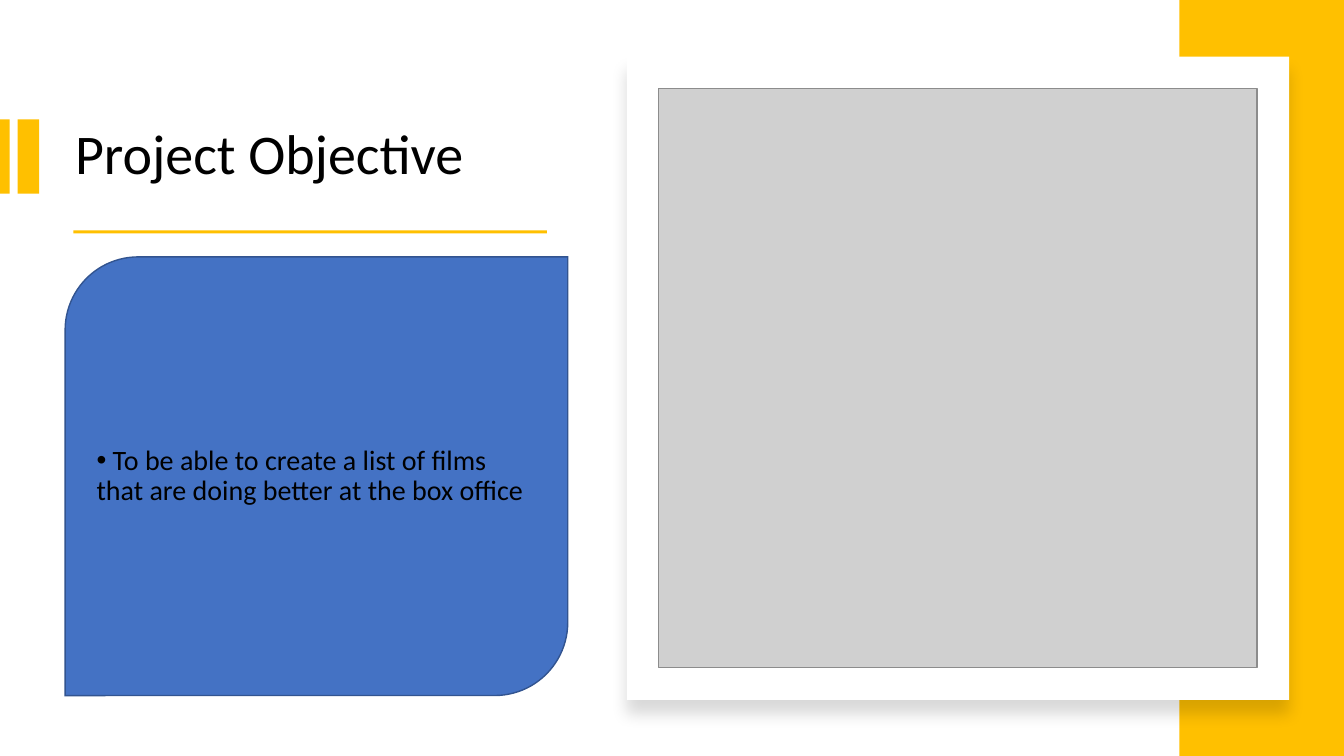
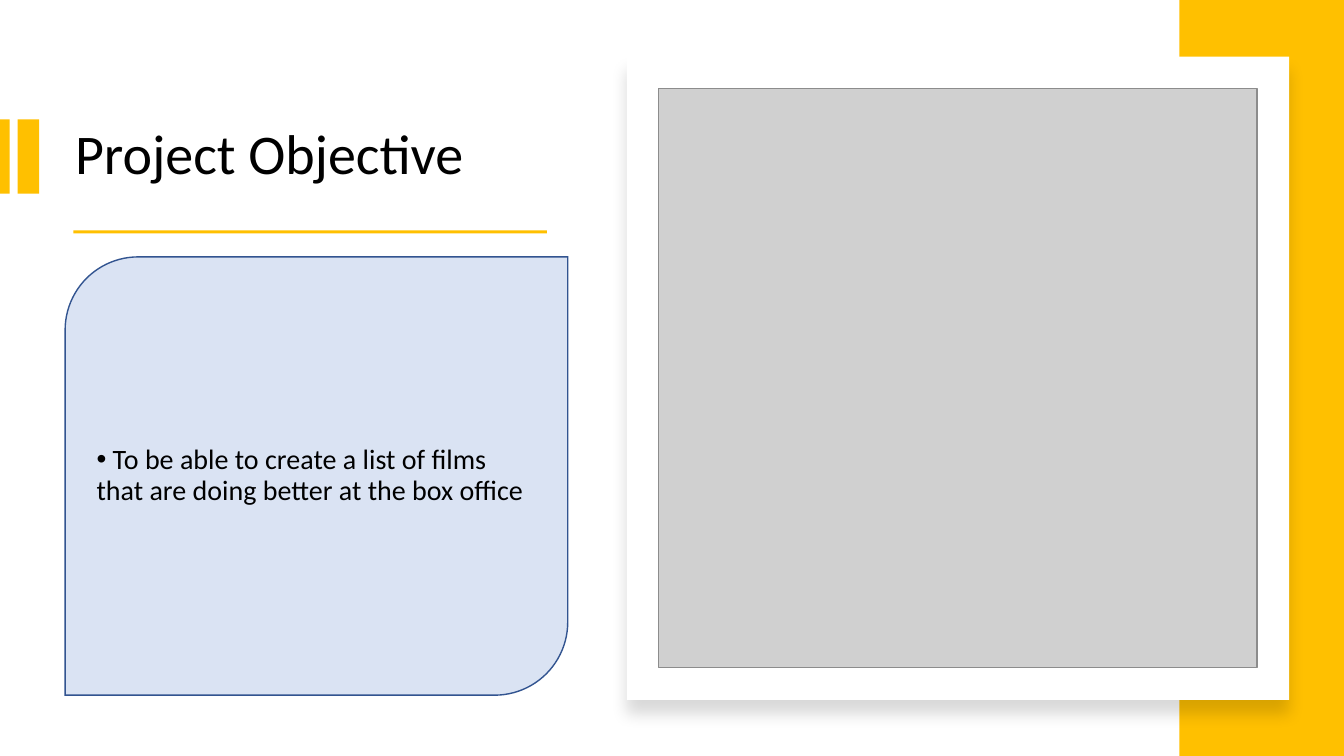
Before and after one commit to okudapascal/Phase_1-Project-Moringa, a slide deck: slide 3 of Presentation pascal v01.pptx. Drawn at 1344x756 pixels with LibreOffice and Linux fonts; fonts in the diff are those of the drawing; grey boxes stand for pictures. Boxes give left, top, right and bottom in pixels: in the first picture for what was removed or moved away, otherwise in the second. Text is boxed around its words. In the diff, an @@ line names an element or a change of style, - is before the commit and + after.

```diff
--- a/Presentation pascal v01.pptx
+++ b/Presentation pascal v01.pptx
@@ round diag rect "To be able to create ..." at (66,257,569,696): fill #4472C4 to #DAE3F3 @@
```
Also in this commit, not shown: 7 slides added, 5 slides removed.
